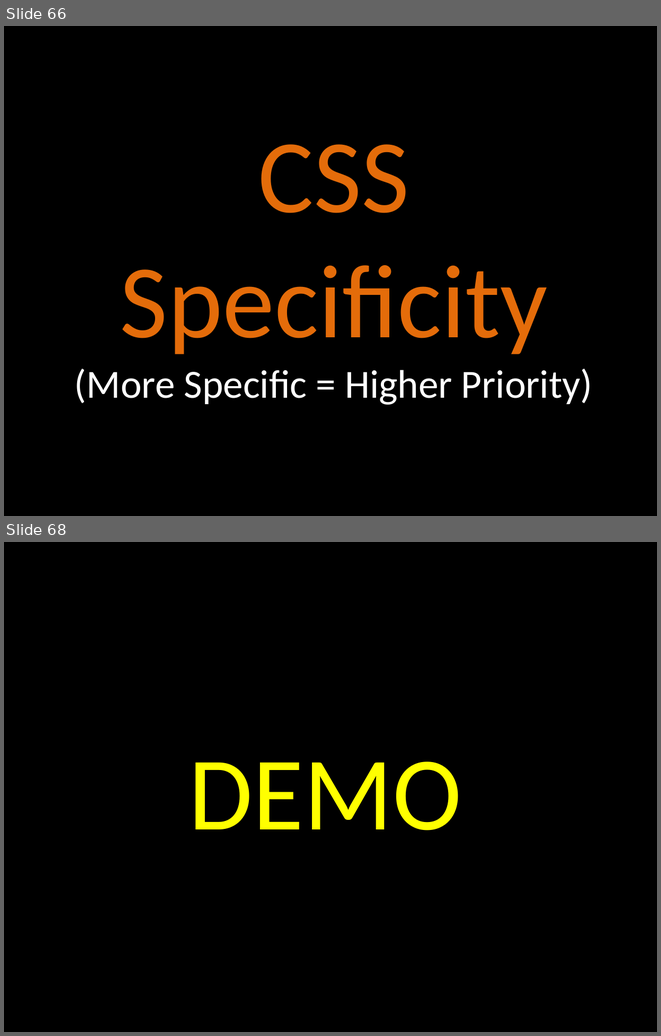
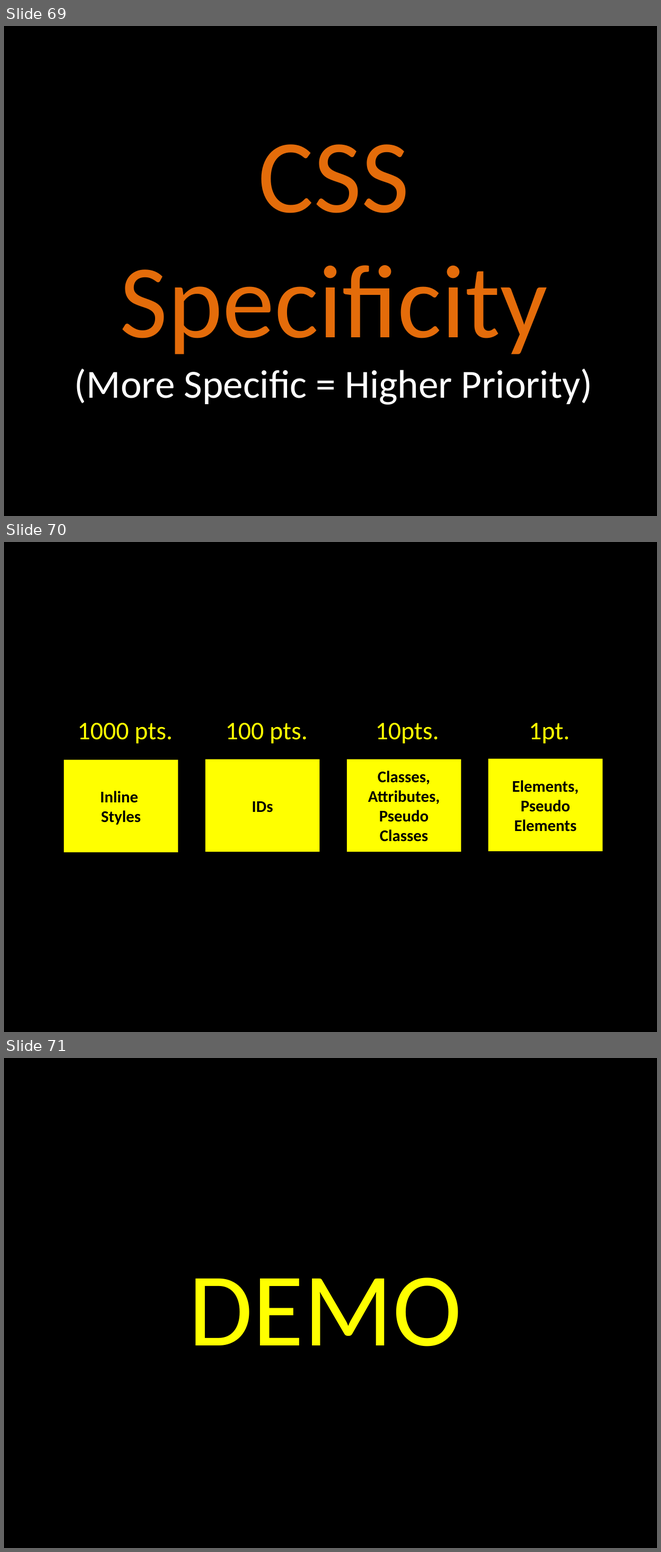
Before and after one commit to elloraCpe/courses, a slide deck: CPEE1/02. Week 2/00. Presentation/Week 2.pptx. Shown one above the other, each under a label of ours: slides 66 and 68 before the commit, slides 69, 70 and 71 after it; the slides between them are not shown. The pictures are 661x1036 and 661x1552 pixels, drawn with LibreOffice and Linux fonts; fonts in the diff are those of the drawing. Boxes give left, top, right and bottom in pixels: in the first picture for what was removed or moved away, otherwise in the second. Text is boxed around its words. In the diff, an @@ line names an element or a change of style, - is before the commit and + after.

```diff
--- a/CPEE1/02. Week 2/00. Presentation/Week 2.pptx
+++ b/CPEE1/02. Week 2/00. Presentation/Week 2.pptx
@@ slide 70 added at <box>4,542,657,1032</box>, background #000000 @@
@@ group added at <box>64,723,603,852</box>: 4 rectangles, 1 text @@
+Inline
+Styles
+IDs
+Classes,
+Attributes,
+Pseudo
+Classes
+Elements,
+Pseudo
+Elements
+1000 pts. 100 pts. 10pts. 1pt.
@@ what was slide 66 is now slide 69 @@
@@ what was slide 68 is now slide 71 @@
```
Also in this commit, not shown: 5 slides changed, 3 other slides added, 1 slide removed.
